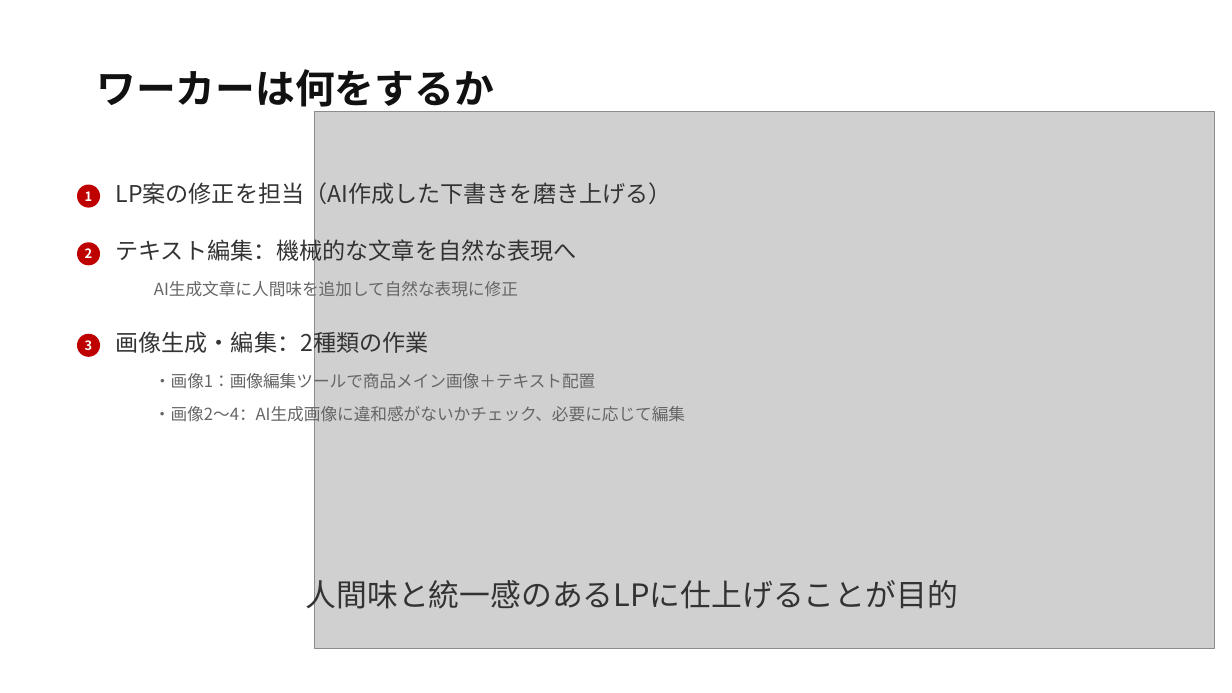
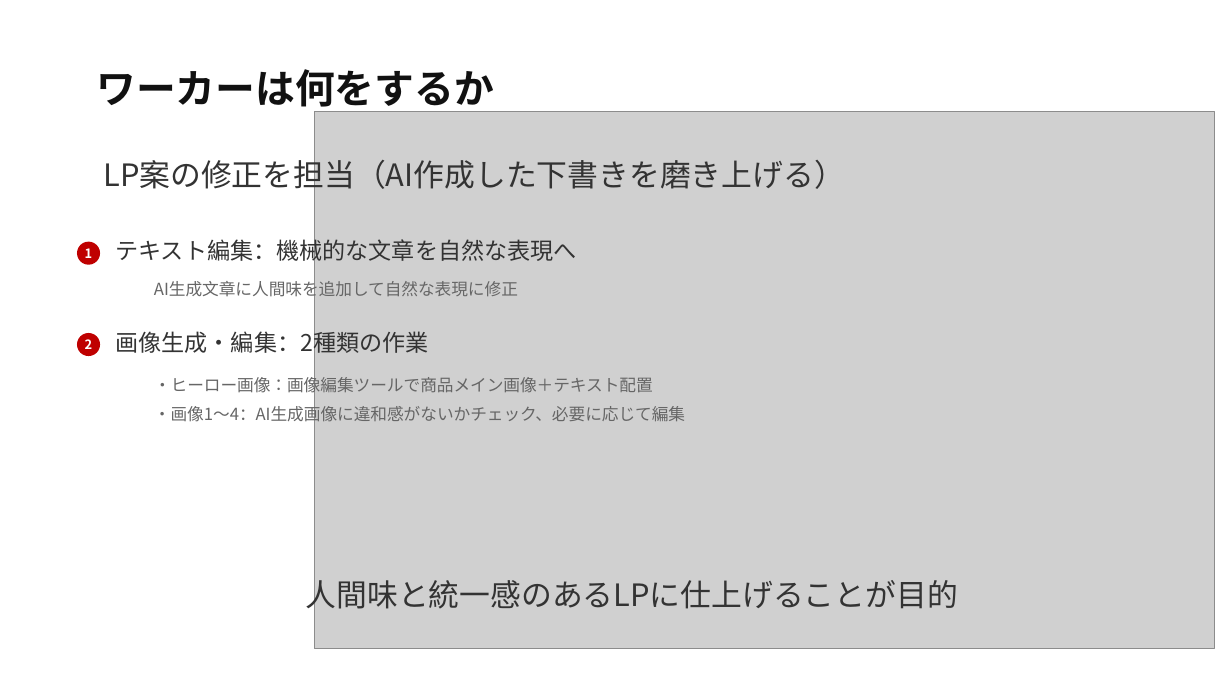
Before and after one commit to yuichao0404/LP, a slide deck: slide 2 of workshops/20251025/20251025_LP作成ワーカー作業マニュアル.pptx. Drawn at 1232x693 pixels with LibreOffice and Linux fonts; fonts in the diff are those of the drawing; grey boxes stand for pictures. Boxes give left, top, right and bottom in pixels: in the first picture for what was removed or moved away, otherwise in the second. Text is boxed around its words. In the diff, an @@ line names an element or a change of style, - is before the commit and + after.

Commit message:
プロンプト改善: 文字数制限強化、ヒーロー画像テキスト提案機能追加、セクション名を顧客向けに変更、人間味指摘プロンプト改善

```diff
--- a/workshops/20251025/20251025_LP作成ワーカー作業マニュアル.pptx
+++ b/workshops/20251025/20251025_LP作成ワーカー作業マニュアル.pptx
@@ text "LP案の修正を担当（AI作成した下書きを磨き上げる）" moved from (x1=115, y1=178, x2=671, y2=207) to (x1=103, y1=154, x2=845, y2=194) @@
@@ text "LP案の修正を担当（AI作成した下書きを磨き上げる）" at (x1=103, y1=154, x2=845, y2=194): size 18 to 24 pt @@
@@ ellipse removed at (x1=77, y1=185, x2=100, y2=208) @@
@@ text "1" moved from (x1=85, y1=191, x2=93, y2=201) to (x1=85, y1=248, x2=93, y2=258) @@
@@ text "2" moved from (x1=85, y1=248, x2=93, y2=258) to (x1=85, y1=339, x2=93, y2=349) @@
@@ text at (x1=154, y1=374, x2=653, y2=396): text changed @@
-・画像1：画像編集ツールで商品メイン画像＋テキスト配置
+・ヒーロー画像：画像編集ツールで商品メイン画像＋テキスト配置
@@ text at (x1=154, y1=403, x2=685, y2=425): text changed @@
-・画像2〜4：AI生成画像に違和感がないかチェック、必要に応じて編集
+・画像1〜4：AI生成画像に違和感がないかチェック、必要に応じて編集
```
Also in this commit, not shown: 2 other slides changed, 1 slide added, 17 other files.
